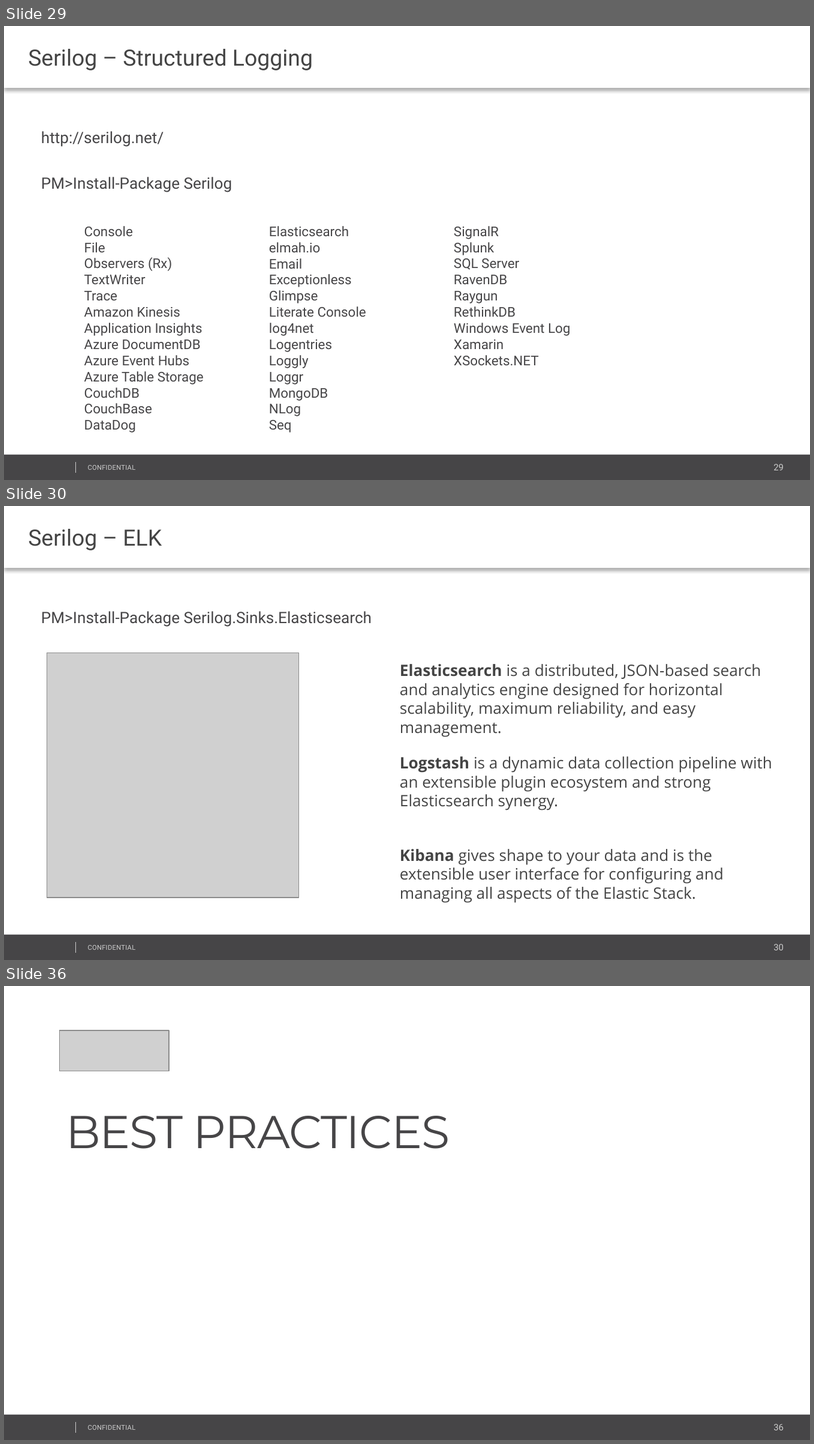
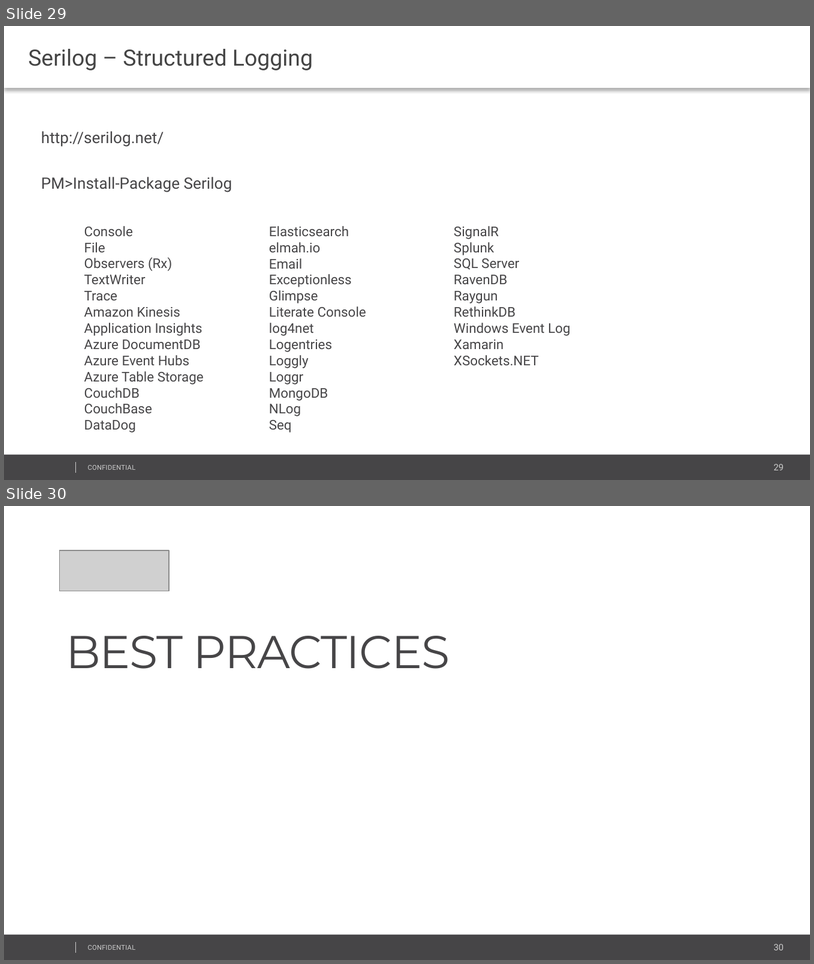
Before and after one commit to maksim-soldatenko/Caching_CDP_2017, a slide deck: LoggingLecture/presentation/Logging.pptx. Shown one above the other, each under a label of ours: slides 29, 30 and 36 before the commit, slides 29 and 30 after it; the slides between them are not shown. The pictures are 814x1444 and 814x964 pixels, drawn with LibreOffice and Linux fonts; fonts in the diff are those of the drawing; grey boxes stand for pictures; background and template pictures are left out. Boxes give left, top, right and bottom in pixels: in the first picture for what was removed or moved away, otherwise in the second. Text is boxed around its words. In the diff, an @@ line names an element or a change of style, - is before the commit and + after.

```diff
--- a/LoggingLecture/presentation/Logging.pptx
+++ b/LoggingLecture/presentation/Logging.pptx
@@ slide 30 removed at (4, 506, 810, 960), background #FFFFFF; not listed: 4 template elements that a slide beside it also shows @@
@@ text removed at (4, 506, 810, 568) @@
-Serilog – ELK
@@ text removed at (41, 611, 372, 627) @@
-PM>Install-Package Serilog.Sinks.Elasticsearch
@@ picture removed at (47, 653, 299, 897) @@
@@ text removed at (400, 664, 761, 718) @@
-Elasticsearch is a distributed, JSON-based search and analytics engine designed for horizontal scalability, maximum reliability, and easy management.
@@ text removed at (400, 756, 773, 810) @@
-Logstash is a dynamic data collection pipeline with an extensible plugin ecosystem and strong Elasticsearch synergy.
@@ text removed at (400, 849, 724, 903) @@
-Kibana gives shape to your data and is the extensible user interface for configuring and managing all aspects of the Elastic Stack.
@@ what was slide 36 is now slide 30 @@
@@ page number at (774, 943, 784, 950): text changed @@
-36
+30
```
Also in this commit, not shown: 4 slides changed, 1 slide added, 7 other slides removed.
